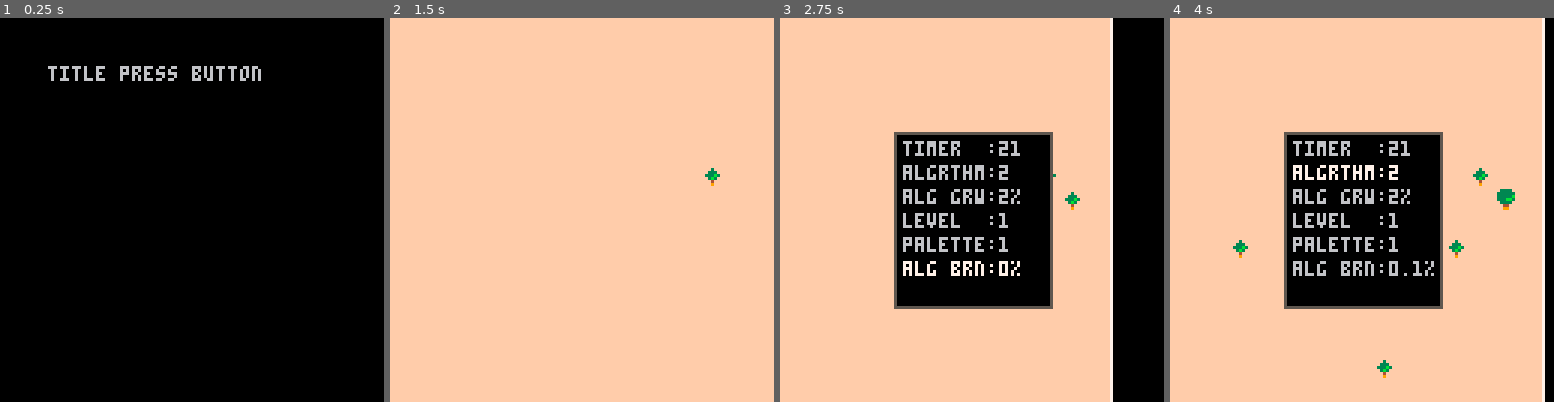
Above: before the commit, frames 1-4 (left to right).
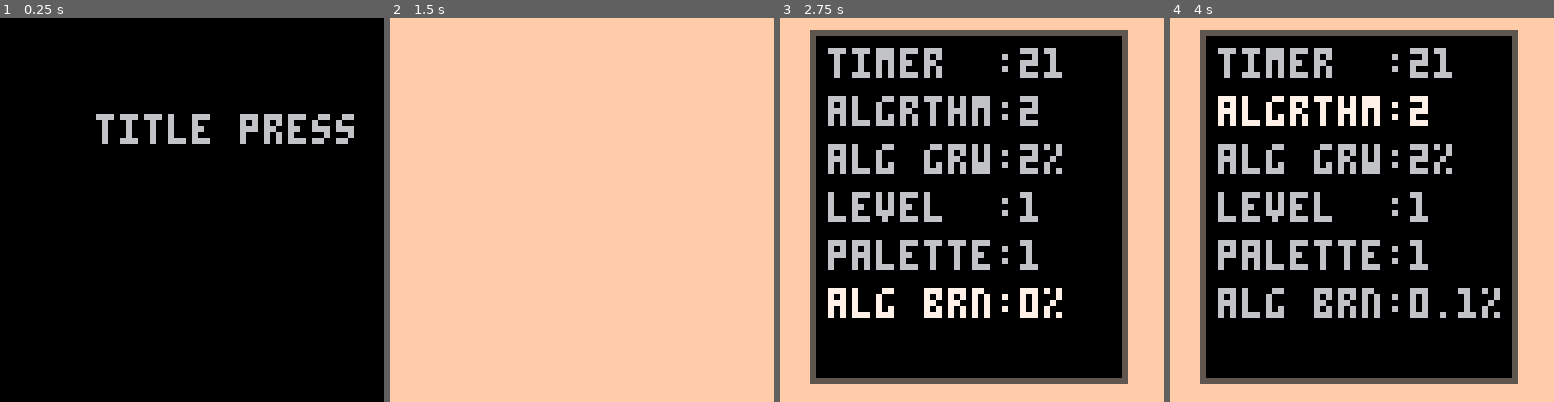
Above: after the commit, the same moments.

Repository: arnodick/castle
Game: PICO-8 cartridge forestfire.p8
Same seed, same stepped clock (60 frames per second), same inputs: the game is played once before the commit and once after it.
Inputs:
- Up to frame 1 (0.25 s): no input
- Up to frame 2 (1.5 s): tap X (X key) at 0.33, 1.07 s; tap O (Z key) at 0.7 s
- Up to frame 3 (2.75 s): hold Right 1.6-2.1 s; tap O (Z key) at 1.7, 2.1, 2.5 s; tap X (X key) at 1.85 s; hold Up 2.15-2.42 s; hold Right from 2.47 s (still down)
- Up to frame 4 (4 s): tap O (Z key) at 2.9, 3.3, 3.7 s; tap X (X key) at 2.97 s; release Right at 3.03 s; hold Left 3.08-3.58 s; hold Down 3.63-3.97 s

The runs differ from the first frame. In frame 1, 3.1% of the frame differs, in the area x 12-93%, y 12-33%; in frame 2, less than 0.1%; in frame 3, 71%, in the area x 7-100%, y 0-100%; in frame 4, 67%.

Commit message:
tiny MODE

Diff:
--- a/forestfire.p8
+++ b/forestfire.p8
@@ -3,6 +3,9 @@
 __lua__
 --forest fire
 --by ashley pringle
+
+--				reload(0x2000,0x2000,0x1000)--load from map
+--				reload(0x0000,0x0000,0x00f0)
 
 debug=false
 debug_l={}
@@ -15,12 +18,9 @@
 	if stat(1)>debug_l[4] then
 		debug_l[4]=stat(1)
 	end
---	debug_l[5]="actors:"..#actors
 	debug_l[6]="state:"..state
 	debug_l[7]="camx:"..cam[1]
 	debug_l[8]="camy:"..cam[2]
---	debug_l[9]="settings:"..settings[1]
---	debug_l[10]="timestep:"..timestep
 	debug_l[11]="sprt prob:"..settings[1][0][2]
 	debug_l[12]="grow prob:"..settings[1][1][2]
 	debug_l[13]="igni prob:"..settings[1][2][2]
@@ -55,7 +55,6 @@
 	m.w=w
 	m.h=h
 	m.b=b
-	m.me={}
 	m.sel=0
 	add(menus,m)
 end
@@ -233,8 +232,6 @@
 	if s==2 then
 		pal(palette[ settings[0][3][2] ][1][1],palette[ settings[0][3][2] ][ settings[0][4][2] ][1])
 		pal(palette[ settings[0][3][2] ][1][2],palette[ settings[0][3][2] ][ settings[0][4][2] ][2])
---		pal(7,3)
---		pal(8,11)
 		rectfill(0,0,screenw,screenh,levels[settings[0][3][2]].c)
 		map(0,0,0,0,mapw,maph)
 		rect    (-1,-1,screenw,screenh,7)
@@ -260,19 +257,12 @@
 				cam[a]+=dire[a]*2
 			end
 			if btnp(4) then
-				makemenu(1,38,38,52,58,3)
---				makemenu(1,5,6,52,50,3)--64x64 mode
-
---				pal(3,rndint(15))
---				pal(4,rndint(15))
---				pal(9,rndint(15))
---				pal(11,rndint(15))
+--				makemenu(1,38,38,52,58,3)
+				makemenu(1,5,2,52,58,3)--64x64 mode
 			end
 			if btnp(5) then
---				reload(0x2000,0x2000,0x1000)--load from map
---				reload(0x0000,0x0000,0x00f0)
-				makemenu(2,38,38,52,58,3)
---				makemenu(2,5,6,52,50,3)--64x64 mode
+--				makemenu(2,38,38,52,58,3)
+				makemenu(2,5,2,52,58,3)--64x64 mode
 			end
 		else
 			foreach(menus,controlmenu)
@@ -291,7 +281,7 @@
 	cam={}
 	state=1
 	state_i(state)
---	poke(0x5f2c,3)
+	poke(0x5f2c,3)
 end
 
 function _draw()
